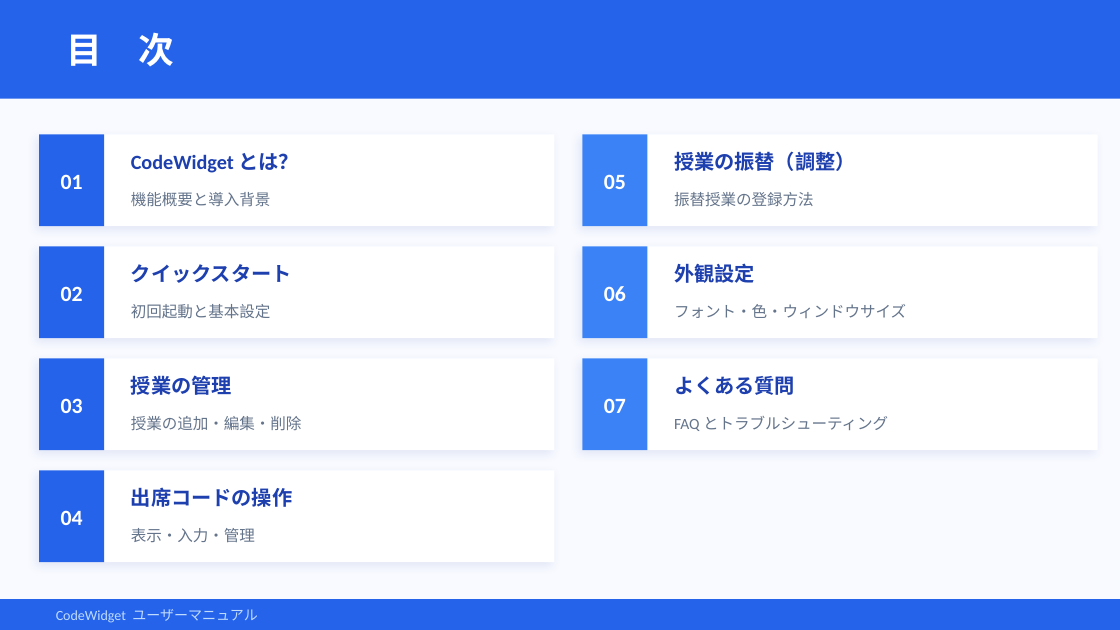
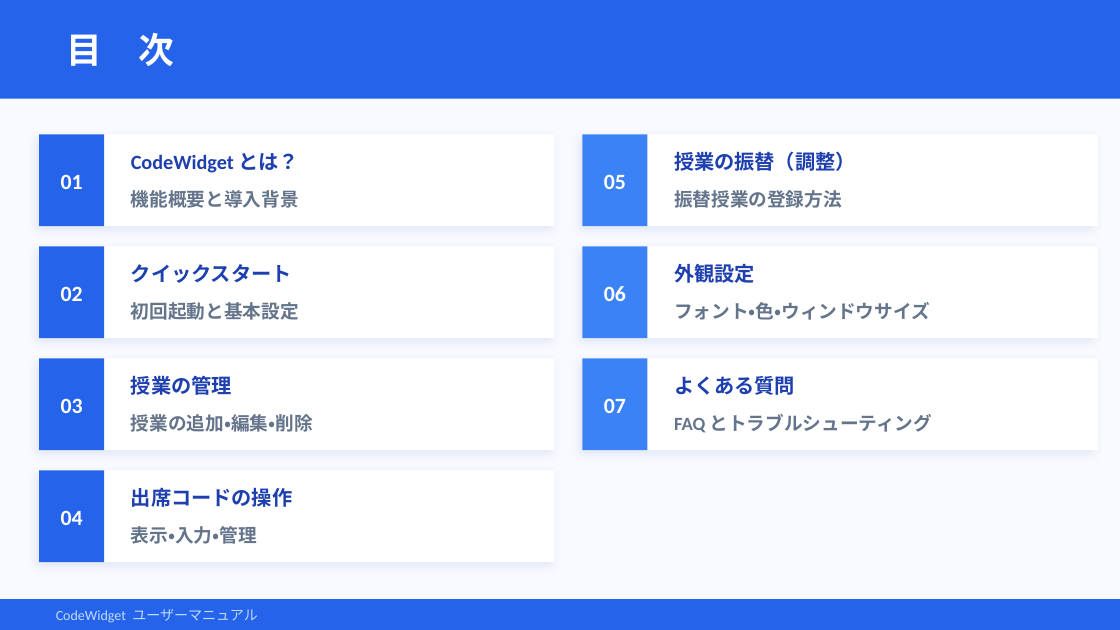
Before and after one commit to sxwins/code-widget, a slide deck: slide 2 of docs/user_manual/CodeWidget_ユーザーマニュアル_JP.pptx. Drawn at 1120x630 pixels with LibreOffice and Linux fonts; fonts in the diff are those of the drawing. Boxes give left, top, right and bottom in pixels: in the first picture for what was removed or moved away, otherwise in the second. Text is boxed around its words. In the diff, an @@ line names an element or a change of style, - is before the commit and + after.

```diff
--- a/docs/user_manual/CodeWidget_ユーザーマニュアル_JP.pptx
+++ b/docs/user_manual/CodeWidget_ユーザーマニュアル_JP.pptx
@@ size 10 to 12 pt, bold on in 7 elements at [131,190,299,208], [131,302,299,320], [131,414,313,432], [131,526,257,544], [674,190,842,208], [674,302,930,320], [674,414,933,433] @@
```
Also in this commit, not shown: 7 other slides changed, 7 other files.
